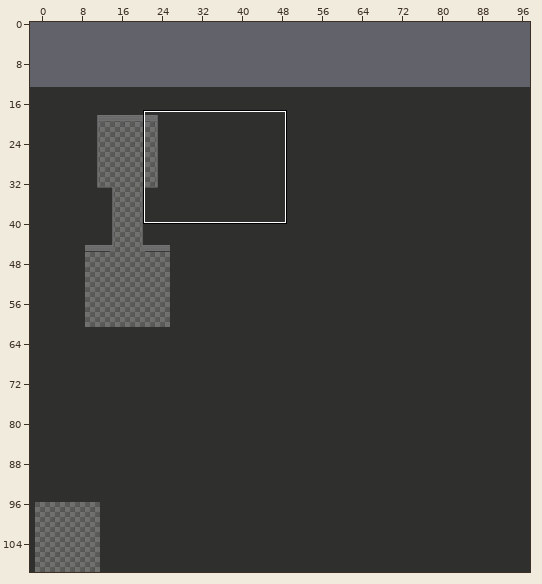
One commit to this Tiled map: tmx/map_2.tmx. The picture above shows the old version from afar; the outline marks the close-up.
Close-up. Earlier state:
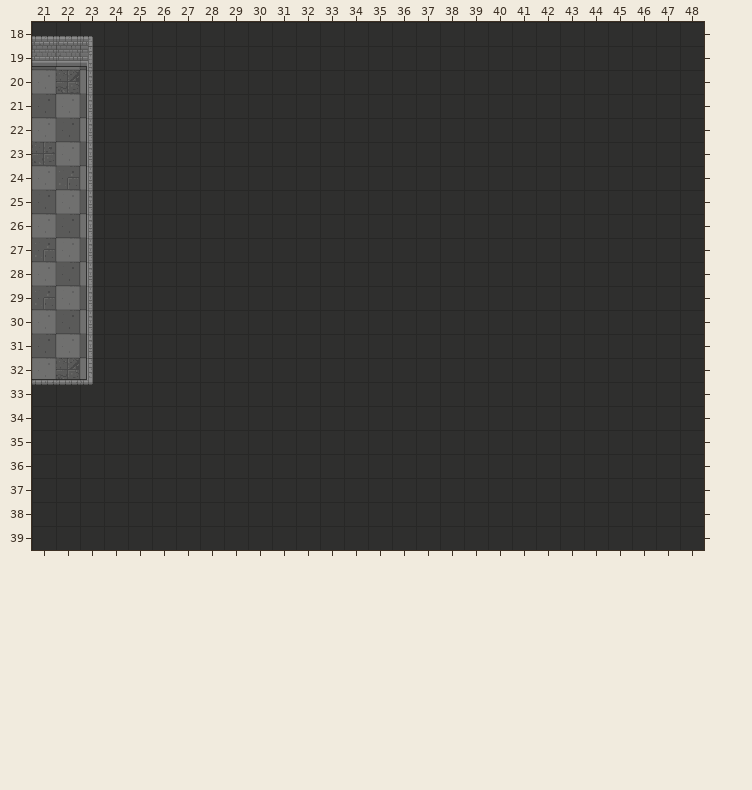
Cells are 32x32 px. Shown: x 21..48, y 18..39. The commit also changed other parts of the map, which this record leaves out. The old version is drawn lined up with the new one.
Now the later version:
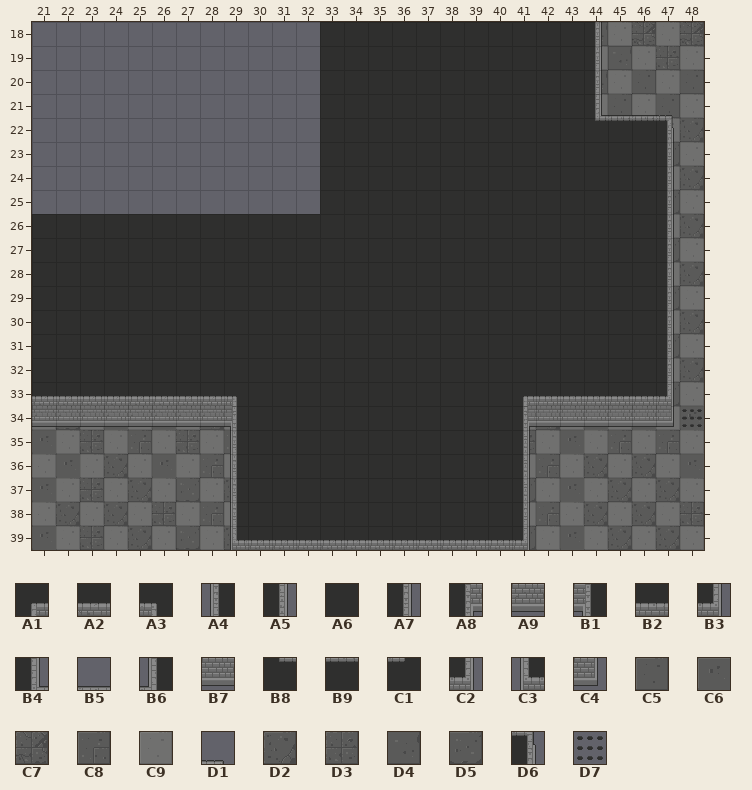
Key: from "tileset_1": A1 3, A2 4, A3 5, A4 16, A5 16 turned 180, A6 17, A7 18, A8 19, A9 20, B1 21, B2 33, B3 34, B4 35, B5 36, B6 37, B7 49, B8 51, B9 52, C1 53, C2 65, C3 66, C4 81, C5 88, C6 90, C7 92, C8 93, C9 95, D1 97, D2 104, D3 105, D4 107, D5 109, D6 113, D7 245 "trap".
__ is an empty cell.
Tiles replaced or removed in this view: A2, A3, A4, A6, A9, B1, B5, B6, B9, C1, C5, C7, C8, C9, D3.
Edits made:
Changed rows in their new state; .. is an unchanged cell.
map size 100x100 -> 100x120 cells (old content now starts at -2,13; both pictures use the new coordinates)
Layer "background":
first column x 21:
18 __ __ __ __ __ __ __ __ __ __ __ __
19 __ __ __ __ __ __ __ __ __ __ __ __
20 __ __ __ __ __ __ __ __ __ __ __ __
21 __ __ __ __ __ __ __ __ __ __ __ __
22 __ __ __ __ __ __ __ __ __ __ __ __
23 __ __ __ __ __ __ __ __ __ __ __ __
24 __ __ __ __ __ __ __ __ __ __ __ __
25 __ __ __ __ __ __ __ __ __ __ __ __
Layer "floor":
first column x 21:
18 .. .. .. .. .. .. .. .. .. .. .. .. .. .. .. .. .. .. .. .. .. .. .. D4 C9 C7 C9 C7
19 __ __ __ .. .. .. .. .. .. .. .. .. .. .. .. .. .. .. .. .. .. .. .. C9 D4 C9 D3 C9
20 __ __ __ .. .. .. .. .. .. .. .. .. .. .. .. .. .. .. .. .. .. .. .. D4 C9 C5 C9 C5
21 __ __ __ .. .. .. .. .. .. .. .. .. .. .. .. .. .. .. .. .. .. .. .. C9 C5 C9 C5 C9
22 __ __ __ .. .. .. .. .. .. .. .. .. .. .. .. .. .. .. .. .. .. .. .. .. .. .. C9 D2
23 __ __ __ .. .. .. .. .. .. .. .. .. .. .. .. .. .. .. .. .. .. .. .. .. .. .. D5 C9
24 __ __ __ .. .. .. .. .. .. .. .. .. .. .. .. .. .. .. .. .. .. .. .. .. .. .. C9 D2
25 __ __ __ .. .. .. .. .. .. .. .. .. .. .. .. .. .. .. .. .. .. .. .. .. .. .. D5 C9
26 __ __ __ .. .. .. .. .. .. .. .. .. .. .. .. .. .. .. .. .. .. .. .. .. .. .. C9 D2
27 __ __ __ .. .. .. .. .. .. .. .. .. .. .. .. .. .. .. .. .. .. .. .. .. .. .. D5 C9
28 __ __ __ .. .. .. .. .. .. .. .. .. .. .. .. .. .. .. .. .. .. .. .. .. .. .. C9 D2
29 __ __ __ .. .. .. .. .. .. .. .. .. .. .. .. .. .. .. .. .. .. .. .. .. .. .. D5 C9
30 __ __ __ .. .. .. .. .. .. .. .. .. .. .. .. .. .. .. .. .. .. .. .. .. .. .. C9 D2
31 __ __ __ .. .. .. .. .. .. .. .. .. .. .. .. .. .. .. .. .. .. .. .. .. .. .. D5 C9
32 __ __ __ .. .. .. .. .. .. .. .. .. .. .. .. .. .. .. .. .. .. .. .. .. .. .. C9 D2
33 .. .. .. .. .. .. .. .. .. .. .. .. .. .. .. .. .. .. .. .. .. .. .. .. .. .. D5 C9
34 C9 D5 C9 C6 C9 C6 C9 D2 C9 .. .. .. .. .. .. .. .. .. .. .. C9 D2 C9 C6 C9 C6 C9 C6
35 C6 C9 D3 C9 C8 C9 D3 C9 C8 .. .. .. .. .. .. .. .. .. .. .. D3 C9 C6 C9 C8 C9 C8 C9
36 C9 C6 C9 D2 C9 C6 C9 C8 C9 .. .. .. .. .. .. .. .. .. .. .. C9 C8 C9 D2 C9 D2 C9 C6
37 C6 C9 D3 C9 D2 C9 D5 C9 D2 .. .. .. .. .. .. .. .. .. .. .. D5 C9 C6 C9 D2 C9 D2 C9
38 C9 D2 C9 D2 C9 D3 C9 C8 C9 .. .. .. .. .. .. .. .. .. .. .. C9 C8 C9 D2 C9 D2 C9 D3
39 C6 C9 D3 C9 D2 C9 D5 C9 D2 .. .. .. .. .. .. .. .. .. .. .. D5 C9 C6 C9 D2 C9 D2 C9
Layer "walls":
first column x 21:
18 __ __ __ .. .. .. .. .. .. .. .. .. .. .. .. .. .. .. .. .. .. .. .. A7 .. .. ..
19 __ __ __ .. .. .. .. .. .. .. .. .. .. .. .. .. .. .. .. .. .. .. .. A7 .. .. ..
20 .. .. __ .. .. .. .. .. .. .. .. .. .. .. .. .. .. .. .. .. .. .. .. A7 .. .. ..
21 .. .. __ .. .. .. .. .. .. .. .. .. .. .. .. .. .. .. .. .. .. .. .. B4 B5 B5 D1
22 .. .. __ .. .. .. .. .. .. .. .. .. .. .. .. .. .. .. .. .. .. .. .. B8 B9 B9 D6
23 .. .. __ .. .. .. .. .. .. .. .. .. .. .. .. .. .. .. .. .. .. .. .. .. .. .. A7
24 .. .. __ .. .. .. .. .. .. .. .. .. .. .. .. .. .. .. .. .. .. .. .. .. .. .. A7
25 .. .. __ .. .. .. .. .. .. .. .. .. .. .. .. .. .. .. .. .. .. .. .. .. .. .. A7
26 .. .. __ .. .. .. .. .. .. .. .. .. .. .. .. .. .. .. .. .. .. .. .. .. .. .. A7
27 .. .. __ .. .. .. .. .. .. .. .. .. .. .. .. .. .. .. .. .. .. .. .. .. .. .. A7
28 .. .. __ .. .. .. .. .. .. .. .. .. .. .. .. .. .. .. .. .. .. .. .. .. .. .. A7
29 .. .. __ .. .. .. .. .. .. .. .. .. .. .. .. .. .. .. .. .. .. .. .. .. .. .. A7
30 .. .. __ .. .. .. .. .. .. .. .. .. .. .. .. .. .. .. .. .. .. .. .. .. .. .. A7
31 .. .. __ .. .. .. .. .. .. .. .. .. .. .. .. .. .. .. .. .. .. .. .. .. .. .. A7
32 __ __ __ .. .. .. .. .. .. .. .. .. .. .. .. .. .. .. .. .. .. .. .. .. .. .. A7
33 A2 A2 A2 A2 A2 A2 A2 A2 A3 .. .. .. .. .. .. .. .. .. .. .. A1 B2 B2 B2 B2 B2 C2
34 A9 A9 A9 A9 A9 A9 A9 A9 B1 .. .. .. .. .. .. .. .. .. .. .. A8 B7 B7 B7 B7 B7 C4
35 .. .. .. .. .. .. .. .. A4 .. .. .. .. .. .. .. .. .. .. .. A5 .. .. .. .. .. ..
36 .. .. .. .. .. .. .. .. A4 .. .. .. .. .. .. .. .. .. .. .. A5 .. .. .. .. .. ..
37 .. .. .. .. .. .. .. .. A4 .. .. .. .. .. .. .. .. .. .. .. A5 .. .. .. .. .. ..
38 .. .. .. .. .. .. .. .. A4 .. .. .. .. .. .. .. .. .. .. .. A7 .. .. .. .. .. ..
39 .. .. .. .. .. .. .. .. C3 A2 A2 A2 A2 A2 A2 A2 A2 A2 A2 A2 B3 .. .. .. .. .. ..
Layer "trap":
first column x 48:
34 D7
